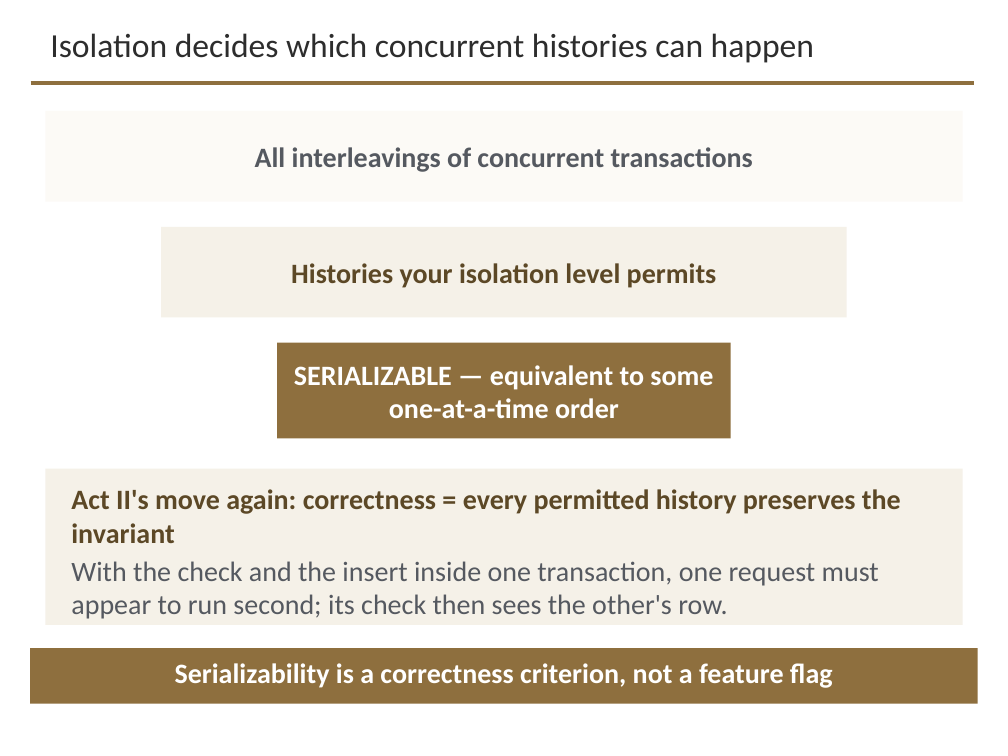
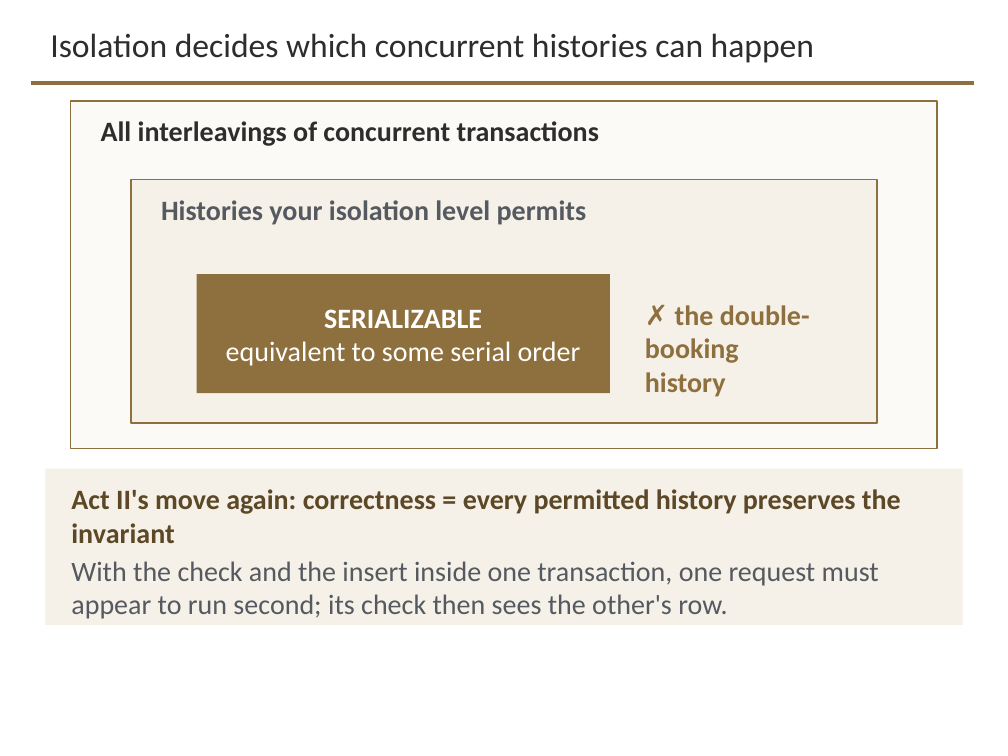
Before and after one commit to davisjam/model-based-agentic-software-engineering, a slide deck: slide 22 of course/lectures/act-3-software-in-the-world/02-compute-environments-and-data-management/3-2-Data-Management.pptx. Drawn at 1008x756 pixels with LibreOffice and Linux fonts; fonts in the diff are those of the drawing; background and template pictures are left out. Boxes give left, top, right and bottom in pixels: in the first picture for what was removed or moved away, otherwise in the second. Text is boxed around its words. In the diff, an @@ line names an element or a change of style, - is before the commit and + after.

```diff
--- a/course/lectures/act-3-software-in-the-world/02-compute-environments-and-data-management/3-2-Data-Management.pptx
+++ b/course/lectures/act-3-software-in-the-world/02-compute-environments-and-data-management/3-2-Data-Management.pptx
@@ rectangle: place and size @@
-rectangle at [30, 648, 978, 704]
+rectangle at [71, 101, 937, 449]
@@ rectangle at [71, 101, 937, 449]: fill #8E6F3E to #FCFAF6; outline none to #8E6F3E 1.25 pt @@
@@ text "All interleavings of concurrent transactions": place and size @@
-text "All interleavings of concurrent transactions" at [45, 111, 963, 202]
+text "All interleavings of concurrent transactions" at [101, 121, 599, 146]
@@ text "All interleavings of concurrent transactions" at [101, 121, 599, 146]: text colour #555960 to #2D2D2D; alignment centre to left; vertical alignment middle to top; fill #FCFAF6 to none @@
@@ rectangle added at [131, 179, 877, 423], fill #F5F1E8, outline #8E6F3E 1.25 pt @@
@@ text "Histories your isolation level permits": place and size @@
-text "Histories your isolation level permits" at [161, 227, 847, 318]
+text "Histories your isolation level permits" at [161, 200, 587, 225]
@@ text "Histories your isolation level permits" at [161, 200, 587, 225]: text colour #5C4826 to #555960; alignment centre to left; vertical alignment middle to top; fill #F5F1E8 to none @@
@@ rectangle "SERIALIZABLE": place and size @@
-rectangle "SERIALIZABLE" at [277, 343, 731, 438]
+rectangle "SERIALIZABLE" at [197, 274, 610, 393]
@@ text in rectangle at [226, 309, 581, 366]: text changed; bold off @@
-SERIALIZABLE — equivalent to some one-at-a-time order
+SERIALIZABLE
+equivalent to some serial order
@@ text added at [645, 305, 810, 397], 20 pt, text #8E6F3E, bold @@
+✗ the double-booking
+history
@@ text removed at [175, 663, 833, 688] @@
-Serializability is a correctness criterion, not a feature flag
```
Also in this commit, not shown: 22 other slides changed.
